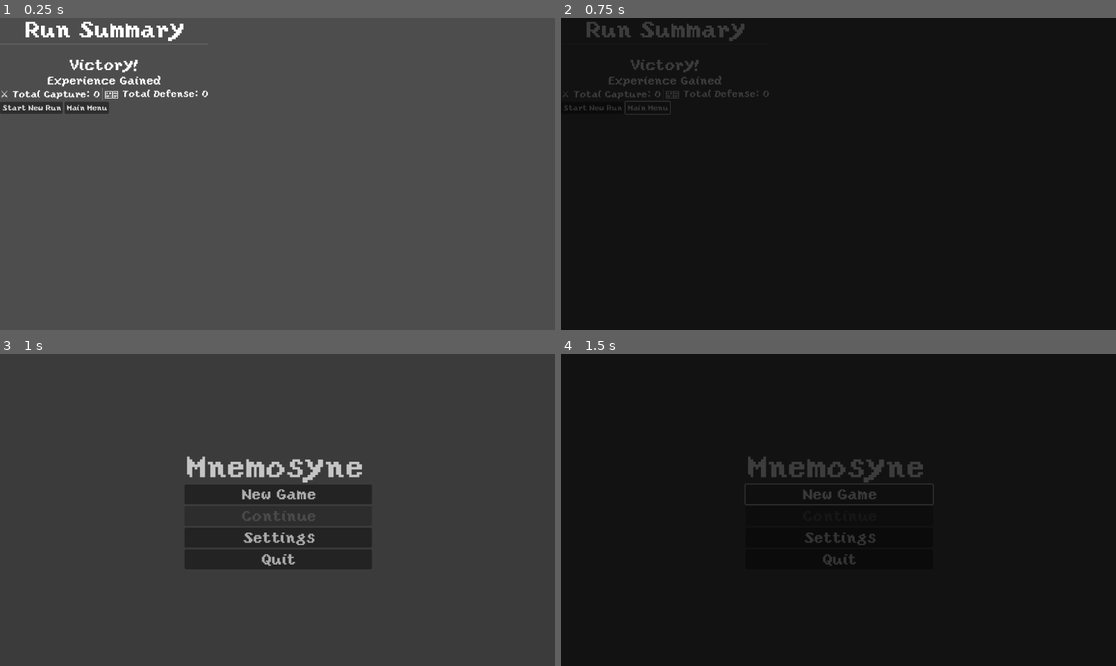
Above: before the commit, frames 1-4 (two rows, left to right).
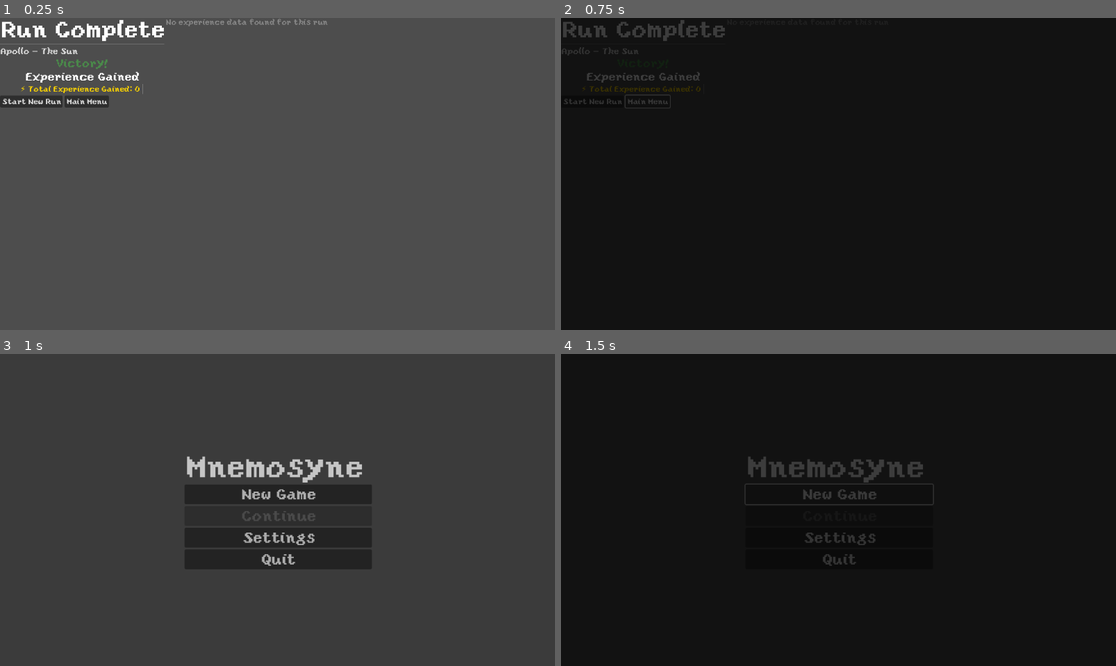
Above: after the commit, the same moments.

Repository: leslieharding/Mnemosyne
Game: Godot game, scene res://Scenes/RunSummary.tscn
Two runs of this game, one before a commit and one after it. Both use one fixed random seed, a clock stepped at 60 frames per second and the inputs below. This scene is started directly instead of the project's main scene.
Inputs:
- Up to frame 1 (0.25 s): no input
- Up to frame 2 (0.75 s): click "Main Menu" at 0.5 s
- Up to frame 3 (1 s): no input
- Up to frame 4 (1.5 s): click "New Game" at 1.25 s

The runs differ from the first frame. In frame 1, 3.3% of the frame differs, in the area x 0-59%, y 0-31%; in frame 2, 1.7%; in frame 3, nothing differs; in frame 4, nothing differs.

Commit message:
run summary abit better set up

Diff:
--- a/Scripts/run_summary.gd
+++ b/Scripts/run_summary.gd
@@ -14,49 +14,101 @@
 	deck_index = params.get("deck_index", 0)
 	victory = params.get("victory", true)
 
+	print("Run Summary parameters:")
+	print("  God: ", god_name)
+	print("  Deck Index: ", deck_index)
+	print("  Victory: ", victory)
+
 	# Set up UI immediately without waiting
 	setup_ui_safely()
 
 func setup_ui_safely():
 	print("\n=== Setting up UI ===")
 
-	# Get all required nodes with new structure
+	# Get all required nodes with proper error checking
 	var main_container = get_node_or_null("MainContainer")
 	if not main_container:
 		push_error("MainContainer not found!")
-		return
+		print("Available children: ", get_children())
+		return
+
+	print("MainContainer found: ", main_container.name)
+	print("MainContainer children: ", main_container.get_children().map(func(child): return child.name))
 
 	var left_panel = main_container.get_node_or_null("LeftPanel")
 	var right_panel = main_container.get_node_or_null("RightPanel")
 
-	if not left_panel or not right_panel:
-		push_error("Left or Right panel not found!")
-		return
+	if not left_panel:
+		push_error("LeftPanel not found!")
+		return
+	if not right_panel:
+		push_error("RightPanel not found!")
+		return
+
+	print("LeftPanel found: ", left_panel.name)
+	print("RightPanel found: ", right_panel.name)
+	print("RightPanel children: ", right_panel.get_children().map(func(child): return child.name))
 
 	# Get left panel nodes
+	var run_details_container = left_panel.get_node_or_null("RunDetailsContainer")
+	if not run_details_container:
+		push_error("RunDetailsContainer not found!")
+		print("LeftPanel children: ", left_panel.get_children().map(func(child): return child.name))
+		return
+
 	var title = left_panel.get_node_or_null("Title")
-	var run_details_container = left_panel.get_node_or_null("RunDetailsContainer")
 	var god_deck_info = run_details_container.get_node_or_null("GodDeckInfo")
 	var outcome_label = run_details_container.get_node_or_null("OutcomeLabel")
+
 	var total_exp_container = left_panel.get_node_or_null("TotalExpContainer")
+	if not total_exp_container:
+		push_error("TotalExpContainer not found!")
+		print("LeftPanel children: ", left_panel.get_children().map(func(child): return child.name))
+		return
+
 	var capture_total = total_exp_container.get_node_or_null("CaptureTotal")
 	var defense_total = total_exp_container.get_node_or_null("DefenseTotal")
+
 	var button_container = left_panel.get_node_or_null("ButtonContainer")
+	if not button_container:
+		push_error("ButtonContainer not found!")
+		return
+
 	var new_run_button = button_container.get_node_or_null("NewRunButton")
 	var main_menu_button = button_container.get_node_or_null("MainMenuButton")
 
-	# Get right panel nodes
-	var card_display_container = right_panel.get_node_or_null("CardDisplayContainer")
-
-	if not title or not god_deck_info or not outcome_label or not capture_total or not defense_total or not card_display_container:
+	# Get right panel nodes - FIXED NODE NAME
+	var card_display_container = right_panel.get_node_or_null("CardDetailsContainer")
+
+	if not card_display_container:
+		push_error("CardDetailsContainer not found in RightPanel!")
+		print("RightPanel children: ", right_panel.get_children().map(func(child): return child.name))
+		return
+
+	print("CardDetailsContainer found: ", card_display_container.name)
+
+	if not title or not god_deck_info or not outcome_label or not capture_total or not defense_total:
 		push_error("Required UI nodes not found!")
+		print("Missing nodes:")
+		print("  title: ", title != null)
+		print("  god_deck_info: ", god_deck_info != null)
+		print("  outcome_label: ", outcome_label != null)
+		print("  capture_total: ", capture_total != null)
+		print("  defense_total: ", defense_total != null)
 		return
 
 	# Connect buttons
 	if new_run_button:
 		new_run_button.pressed.connect(_on_new_run_button_pressed)
+		print("Connected new_run_button")
+	else:
+		print("Warning: new_run_button not found")
+
 	if main_menu_button:
 		main_menu_button.pressed.connect(_on_main_menu_button_pressed)
+		print("Connected main_menu_button")
+	else:
+		print("Warning: main_menu_button not found")
 
 	print("All nodes found successfully!")
 
@@ -67,6 +119,8 @@
 	setup_card_displays_panel(card_display_container)
 
 func setup_left_panel_content(title_node: Label, god_deck_node: Label, outcome_node: Label, capture_node: Label, defense_node: Label):
+	print("\n=== Setting up left panel content ===")
+
 	# Set title
 	title_node.text = "Run Complete"
 
@@ -91,6 +145,8 @@
 		var tracker = get_node("/root/RunExperienceTrackerAutoload")
 		var totals = tracker.get_total_experience()
 
+		print("Experience totals: ", totals)
+
 		# Use unified experience display
 		capture_node.text = "⚡ Total Experience Gained: " + str(totals["total_exp"])
 		capture_node.add_theme_font_size_override("font_size", 16)
@@ -99,8 +155,11 @@
 		# Hide defense total since we're using unified system
 		defense_node.visible = false
 	else:
+		print("Warning: RunExperienceTrackerAutoload not found")
 		capture_node.text = "⚡ Experience data unavailable"
 		defense_node.visible = false
+
+	print("Left panel content setup complete")
 
 func get_deck_name() -> String:
 	var collection_path = "res://Resources/Collections/" + god_name + ".tres"
@@ -111,53 +170,101 @@
 
 func setup_card_displays_panel(container: VBoxContainer):
 	print("\n=== Setting up card displays panel ===")
+	print("Container: ", container.name if container else "null")
 
 	# Clear any existing content
-	for child in container.get_children():
-		child.queue_free()
+	if container:
+		for child in container.get_children():
+			child.queue_free()
+		print("Cleared existing children from container")
+	else:
+		print("ERROR: Container is null!")
+		return
 
 	# Check required autoloads
-	if not has_node("/root/RunExperienceTrackerAutoload") or not has_node("/root/GlobalProgressTrackerAutoload"):
-		print("ERROR: Required autoloads not found")
+	var tracker = get_node_or_null("/root/RunExperienceTrackerAutoload")
+	var global_tracker = get_node_or_null("/root/GlobalProgressTrackerAutoload")
+
+	if not tracker:
+		print("ERROR: RunExperienceTrackerAutoload not found")
 		var error_label = Label.new()
-		error_label.text = "Experience data unavailable"
+		error_label.text = "RunExperienceTrackerAutoload not available"
 		error_label.horizontal_alignment = HORIZONTAL_ALIGNMENT_CENTER
+		error_label.add_theme_color_override("font_color", Color.RED)
 		container.add_child(error_label)
 		return
 
+	if not global_tracker:
+		print("ERROR: GlobalProgressTrackerAutoload not found")
+		var error_label = Label.new()
+		error_label.text = "GlobalProgressTrackerAutoload not available"
+		error_label.horizontal_alignment = HORIZONTAL_ALIGNMENT_CENTER
+		error_label.add_theme_color_override("font_color", Color.RED)
+		container.add_child(error_label)
+		return
+
 	# Get experience data
-	var tracker = get_node("/root/RunExperienceTrackerAutoload")
-	var global_tracker = get_node("/root/GlobalProgressTrackerAutoload")
 	var all_exp = tracker.get_all_experience()
+	print("All experience data: ", all_exp)
+
+	if all_exp.is_empty():
+		print("No experience data found")
+		var no_exp_label = Label.new()
+		no_exp_label.text = "No experience data found for this run"
+		no_exp_label.horizontal_alignment = HORIZONTAL_ALIGNMENT_CENTER
+		no_exp_label.add_theme_color_override("font_color", Color("#888888"))
+		container.add_child(no_exp_label)
+		return
 
 	# Load collection
 	var collection_path = "res://Resources/Collections/" + god_name + ".tres"
+	print("Loading collection from: ", collection_path)
+
 	var collection: GodCardCollection = load(collection_path)
 	if not collection:
-		print("Failed to load collection")
-		return
-
-	print("Creating card displays for run summary...")
+		print("ERROR: Failed to load collection: ", collection_path)
+		var error_label = Label.new()
+		error_label.text = "Failed to load " + god_name + " collection"
+		error_label.horizontal_alignment = HORIZONTAL_ALIGNMENT_CENTER
+		error_label.add_theme_color_override("font_color", Color.RED)
+		container.add_child(error_label)
+		return
+
+	print("Collection loaded successfully with ", collection.cards.size(), " cards")
 
 	# Track if we have any cards with experience
 	var cards_with_exp = 0
 
-	# Create card displays for all cards in deck (similar to apollo.gd style)
+	# Create card displays for all cards that gained experience
 	for card_index in all_exp:
 		var run_exp_data = all_exp[card_index]
 
+		print("Processing card index: ", card_index, " with exp data: ", run_exp_data)
+
+		# Skip cards with no experience gain
+		if run_exp_data.get("total_exp", 0) <= 0:
+			print("  Skipping card with no experience")
+			continue
+
 		# Get card data
-		var card = collection.cards[card_index] if card_index < collection.cards.size() else null
+		if card_index >= collection.cards.size():
+			print("  ERROR: Card index ", card_index, " out of bounds (collection has ", collection.cards.size(), " cards)")
+			continue
+
+		var card = collection.cards[card_index]
 		if not card:
+			print("  ERROR: Card at index ", card_index, " is null")
 			continue
 
-		print("Creating display for: ", card.card_name)
+		print("  Creating display for: ", card.card_name)
 
 		# Get total experience data - UNIFIED VERSION
 		var before_exp_data = global_tracker.get_card_total_experience(god_name, card_index)
 		var before_total = before_exp_data["total_exp"]
 		var total_gain = run_exp_data["total_exp"]
 		var after_total = before_total + total_gain
+
+		print("    Before total: ", before_total, ", Gain: ", total_gain, ", After total: ", after_total)
 
 		# Create card display similar to apollo.gd deck preview style
 		var card_container = create_apollo_style_card_display(
@@ -171,10 +278,11 @@
 		container.add_child(card_container)
 		cards_with_exp += 1
 
-		print("Added card container for: ", card.card_name)
+		print("    Added card container for: ", card.card_name)
 
 	# If no cards had experience, show a message
 	if cards_with_exp == 0:
+		print("No cards gained experience this run")
 		var no_exp_label = Label.new()
 		no_exp_label.text = "No experience gained this run"
 		no_exp_label.horizontal_alignment = HORIZONTAL_ALIGNMENT_CENTER
@@ -184,6 +292,8 @@
 	print("Card displays panel setup complete! Created ", cards_with_exp, " displays")
 
 func create_apollo_style_card_display(card: CardResource, card_index: int, before_total: int, after_total: int, total_gain: int) -> Control:
+	print("Creating card display for: ", card.card_name)
+
 	# Main container for this card (similar to apollo.gd)
 	var card_panel = PanelContainer.new()
 	card_panel.custom_minimum_size = Vector2(0, 120)
@@ -223,15 +333,17 @@
 	var current_level = 1
 	if god_name == "Mnemosyne":
 		# Mnemosyne uses consciousness level
-		if has_node("/root/MemoryJournalManagerAutoload"):
-			var memory_manager = get_node("/root/MemoryJournalManagerAutoload")
+		var memory_manager = get_node_or_null("/root/MemoryJournalManagerAutoload")
+		if memory_manager:
 			var mnemosyne_data = memory_manager.get_mnemosyne_memory()
 			current_level = mnemosyne_data.get("consciousness_level", 1)
 	else:
 		# Other gods use experience-based levels
-		if has_node("/root/GlobalProgressTrackerAutoload"):
-			var progress_tracker = get_node("/root/GlobalProgressTrackerAutoload")
+		var progress_tracker = get_node_or_null("/root/GlobalProgressTrackerAutoload")
+		if progress_tracker:
 			current_level = progress_tracker.get_card_level(god_name, card_index)
+
+	print("  Current level for ", card.card_name, ": ", current_level)
 
 	# Card name with level indicator (similar to apollo.gd)
 	var name_label = Label.new()
@@ -307,6 +419,7 @@
 	progression_label.horizontal_alignment = HORIZONTAL_ALIGNMENT_CENTER
 	run_exp_container.add_child(progression_label)
 
+	print("  Card display created successfully")
 	return card_panel
 
 func get_scene_params() -> Dictionary:
@@ -327,13 +440,17 @@
 	TransitionManagerAutoload.change_scene_to("res://Scenes/MainMenu.tscn")
 
 func save_run_to_global_progress():
-	if not has_node("/root/RunExperienceTrackerAutoload") or not has_node("/root/GlobalProgressTrackerAutoload"):
-		return
-
-	var tracker = get_node("/root/RunExperienceTrackerAutoload")
-	var global_tracker = get_node("/root/GlobalProgressTrackerAutoload")
+	var tracker = get_node_or_null("/root/RunExperienceTrackerAutoload")
+	var global_tracker = get_node_or_null("/root/GlobalProgressTrackerAutoload")
+
+	if not tracker or not global_tracker:
+		print("Missing trackers for saving progress")
+		return
+
 	var run_exp = tracker.get_all_experience()
 
 	if run_exp.size() > 0:
 		global_tracker.add_run_experience(god_name, run_exp)
 		print("Saved run experience to global progress for ", god_name)
+	else:
+		print("No run experience to save")
